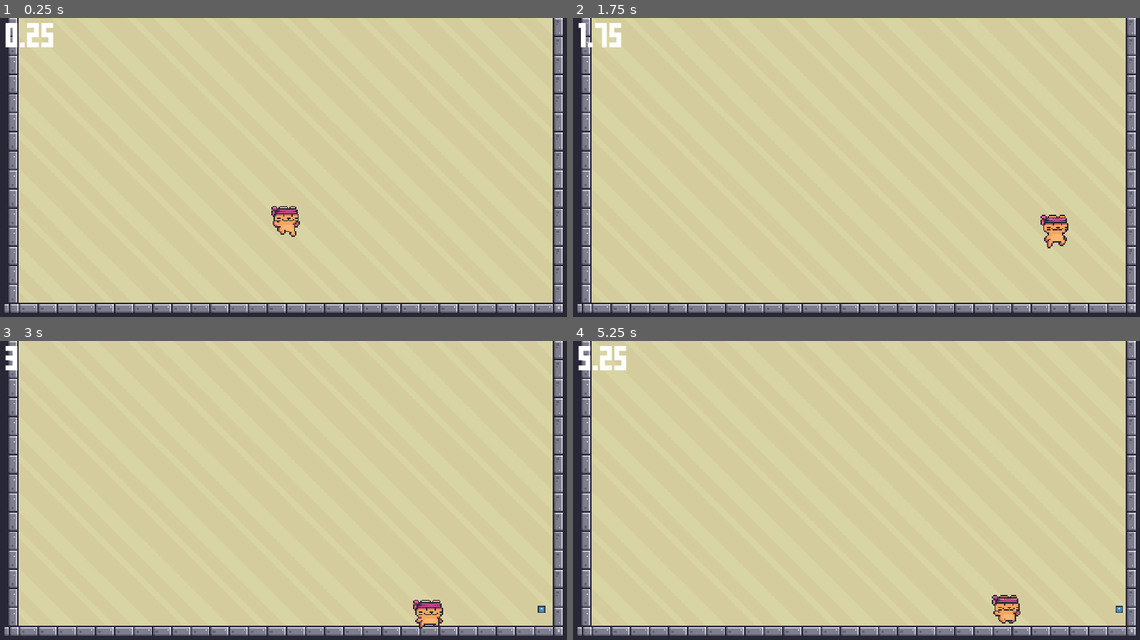
Above: before the commit, frames 1-4 (two rows, left to right).
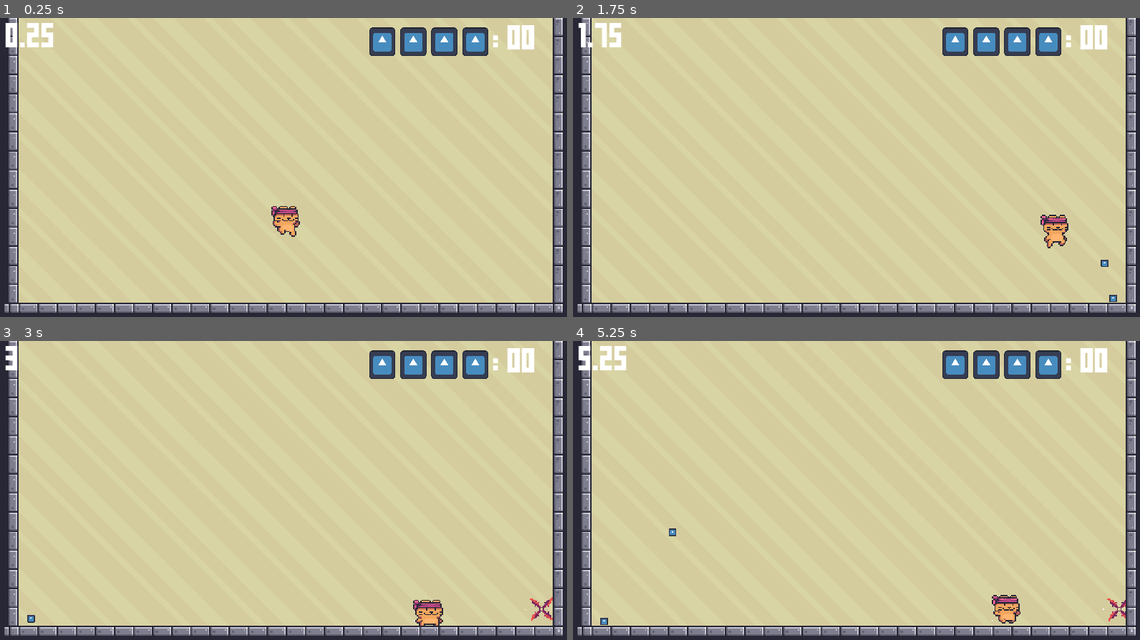
Above: after the commit, the same moments.

Repository: SnowyPeax/Community_Project_1_Johan
Game: Godot game, scene res://user/HalfdanMaps/NinjaTime.tscn
Same seed, same stepped clock (60 frames per second), same inputs: the game is played once before the commit and once after it. This scene is started directly instead of the project's main scene. The engine's default icon, where the game draws it, is replaced by a stand-in: a white triangle on a blue panel in a dark square.
Inputs:
- Up to frame 1 (0.25 s): no input
- Up to frame 2 (1.75 s): tap Enter (interact) at 0.5, 1.35 s; hold D (right) from 0.53 s (still down); tap K at 0.6, 1.55 s; tap Space (jump) at 0.77, 1.52 s
- Up to frame 3 (3 s): release D (right) at 2.03 s; hold A (left) 2.03-2.78 s; tap K at 2.1, 2.85 s; hold D (right) from 2.78 s (still down)
- Up to frame 4 (5.25 s): tap Space (jump) at 3.02, 3.77, 4.52 s; tap Enter (interact) at 3.6 s; tap K at 3.8, 4.35, 5.1 s; release D (right) at 4.28 s; hold A (left) 4.28-5.03 s; hold D (right) from 5.03 s (still down)

The runs differ from the first frame. In frame 1, 2.1% of the frame differs, in the area x 65-95%, y 2-13%; in frame 2, 2.2%; in frame 3, 2.3%; in frame 4, 2.3%, in the area x 4-98%, y 2-95%.
Error before the commit: Invalid call. Nonexistent function 'get_collision_layer_value' in base 'TileMap'. (res://user/HalfdanMaps/instantiables/throwing_star.gd:18)

Commit message:
more work

Diff:
--- a/project.godot
+++ b/project.godot
@@ -1,3 +1,11 @@
+; Engine configuration file.
+; It's best edited using the editor UI and not directly,
+; since the parameters that go here are not all obvious.
+;
+; Format:
+;   [section] ; section goes between []
+;   param=value ; assign values to parameters
+
 config_version=5
 
 [application]
--- a/user/HalfdanMaps/NinjaTime.tscn
+++ b/user/HalfdanMaps/NinjaTime.tscn
@@ -1,9 +1,10 @@
-[gd_scene load_steps=5 format=3 uid="uid://b4npbw4spiffm"]
+[gd_scene load_steps=6 format=3 uid="uid://b4npbw4spiffm"]
 
 [ext_resource type="PackedScene" uid="uid://bv2o3xgv1pqg0" path="res://core/scenes/base_level.tscn" id="1_bi6di"]
 [ext_resource type="Script" path="res://user/HalfdanMaps/scripts/QuickCam.gd" id="2_s3tr4"]
 [ext_resource type="Script" path="res://user/HalfdanMaps/scripts/ThrowingStarsManager.gd" id="2_x5lqx"]
 [ext_resource type="PackedScene" uid="uid://dqr3fmynvyong" path="res://user/HalfdanMaps/instantiables/throwing_star.tscn" id="3_llq83"]
+[ext_resource type="Texture2D" uid="uid://cua55hjebi75r" path="res://icon.svg" id="5_pbjsr"]
 
 [node name="BaseLevel" instance=ExtResource("1_bi6di")]
 
@@ -13,7 +14,54 @@
 
 [node name="Autotiles" parent="." index="2"]
 position = Vector2(-32, 72)
+layer_0/z_index = 10
 layer_0/tile_data = PackedInt32Array(196624, 65536, 1, 131088, 262144, 1, 196623, 65536, 1, 131087, 65536, 0, 196622, 6 …(3868 unchanged characters)…
 
 [node name="Camera2D" type="Camera2D" parent="." index="3"]
 script = ExtResource("2_s3tr4")
+
+[node name="CanvasLayer" type="CanvasLayer" parent="." index="4"]
+
+[node name="MarginContainer" type="CenterContainer" parent="CanvasLayer" index="0"]
+custom_minimum_size = Vector2(200, 40)
+anchors_preset = 1
+anchor_left = 1.0
+anchor_right = 1.0
+offset_left = -140.0
+offset_bottom = 22.0
+grow_horizontal = 0
+
+[node name="HBoxContainer" type="HBoxContainer" parent="CanvasLayer/MarginContainer" index="0"]
+layout_mode = 2
+
+[node name="TextureRect" type="TextureRect" parent="CanvasLayer/MarginContainer/HBoxContainer" index="0"]
+custom_minimum_size = Vector2(22, 0)
+layout_mode = 2
+texture = ExtResource("5_pbjsr")
+expand_mode = 4
+
+[node name="TextureRect2" type="TextureRect" parent="CanvasLayer/MarginContainer/HBoxContainer" index="1"]
+custom_minimum_size = Vector2(22, 0)
+layout_mode = 2
+texture = ExtResource("5_pbjsr")
+expand_mode = 4
+
+[node name="TextureRect3" type="TextureRect" parent="CanvasLayer/MarginContainer/HBoxContainer" index="2"]
+custom_minimum_size = Vector2(22, 0)
+layout_mode = 2
+texture = ExtResource("5_pbjsr")
+expand_mode = 4
+
+[node name="TextureRect4" type="TextureRect" parent="CanvasLayer/MarginContainer/HBoxContainer" index="3"]
+custom_minimum_size = Vector2(22, 0)
+layout_mode = 2
+texture = ExtResource("5_pbjsr")
+expand_mode = 4
+
+[node name="ThrowingStarCounter" type="Label" parent="CanvasLayer/MarginContainer/HBoxContainer" index="4"]
+custom_minimum_size = Vector2(0, 24)
+layout_mode = 2
+text = ": 00
+"
+horizontal_alignment = 1
+vertical_alignment = 1
--- a/user/HalfdanMaps/instantiables/throwing_star.gd
+++ b/user/HalfdanMaps/instantiables/throwing_star.gd
@@ -1,10 +1,16 @@
 extends Area2D
+
+@export var collectable : PackedScene
+
 
 var speed = 800
 var direction = Vector2.RIGHT
 
+
+var last_delta = 0
 # Called every frame. 'delta' is the elapsed time since the previous frame.
 func _process(delta):
+	last_delta = delta
 	position += speed * direction * delta
 
 
@@ -15,5 +21,12 @@
 
 
 func _on_body_entered(body):
-	if body.get_collision_layer_value():
+	if body.name == "Player":
 		pass
+	else:
+		var c = collectable.instantiate()
+		c.global_position = global_position - (speed * direction * last_delta * 1)
+
+		c.apply_force(-speed * direction * last_delta * 1000 + Vector2(0, -10000))
+		get_tree().root.add_child(c)
+		queue_free()
--- a/user/HalfdanMaps/instantiables/throwing_star.tscn
+++ b/user/HalfdanMaps/instantiables/throwing_star.tscn
@@ -1,17 +1,39 @@
-[gd_scene load_steps=4 format=3 uid="uid://dqr3fmynvyong"]
+[gd_scene load_steps=8 format=3 uid="uid://dqr3fmynvyong"]
 
 [ext_resource type="Script" path="res://user/HalfdanMaps/instantiables/throwing_star.gd" id="1_kiotr"]
-[ext_resource type="Texture2D" uid="uid://cua55hjebi75r" path="res://icon.svg" id="1_okjtp"]
+[ext_resource type="PackedScene" uid="uid://c72lak84q4bir" path="res://user/HalfdanMaps/instantiables/throwing_star_collectable.tscn" id="2_c4foo"]
+[ext_resource type="Texture2D" uid="uid://lp4h1mkgy18n" path="res://user/HalfdanMaps/assets/throwing_star.png" id="4_dicjx"]
 
 [sub_resource type="CircleShape2D" id="CircleShape2D_vkggx"]
-radius = 4.0
+radius = 8.0
+
+[sub_resource type="AtlasTexture" id="AtlasTexture_rj6e3"]
+atlas = ExtResource("4_dicjx")
+region = Rect2(0, 0, 24, 24)
+
+[sub_resource type="AtlasTexture" id="AtlasTexture_srqgu"]
+atlas = ExtResource("4_dicjx")
+region = Rect2(24, 0, 24, 24)
+
+[sub_resource type="SpriteFrames" id="SpriteFrames_ukxuq"]
+animations = [{
+"frames": [{
+"duration": 1.0,
+"texture": SubResource("AtlasTexture_rj6e3")
+}, {
+"duration": 1.0,
+"texture": SubResource("AtlasTexture_srqgu")
+}],
+"loop": true,
+"name": &"default",
+"speed": 32.0
+}]
 
 [node name="ThrowingStar" type="Area2D"]
+collision_layer = 0
+collision_mask = 95
 script = ExtResource("1_kiotr")
-
-[node name="Sprite2D" type="Sprite2D" parent="."]
-scale = Vector2(0.05, 0.05)
-texture = ExtResource("1_okjtp")
+collectable = ExtResource("2_c4foo")
 
 [node name="CollisionShape2D" type="CollisionShape2D" parent="."]
 shape = SubResource("CircleShape2D_vkggx")
@@ -21,5 +43,12 @@
 one_shot = true
 autostart = true
 
+[node name="AnimatedSprite2D" type="AnimatedSprite2D" parent="."]
+sprite_frames = SubResource("SpriteFrames_ukxuq")
+autoplay = "default"
+frame_progress = 0.804458
+
+[node name="CPUParticles2D" type="CPUParticles2D" parent="."]
+
 [connection signal="body_entered" from="." to="." method="_on_body_entered"]
 [connection signal="timeout" from="Timer" to="." method="_on_timer_timeout"]
--- /dev/null
+++ b/user/HalfdanMaps/instantiables/throwing_star_collectable.gd
@@ -0,0 +1,5 @@
+extends RigidBody2D
+
+
+func _on_area_2d_body_entered(body):
+	queue_free()
--- /dev/null
+++ b/user/HalfdanMaps/instantiables/throwing_star_collectable.tscn
@@ -0,0 +1,37 @@
+[gd_scene load_steps=6 format=3 uid="uid://c72lak84q4bir"]
+
+[ext_resource type="Script" path="res://user/HalfdanMaps/instantiables/throwing_star_collectable.gd" id="1_bf3hx"]
+[ext_resource type="Texture2D" uid="uid://cua55hjebi75r" path="res://icon.svg" id="1_ebww6"]
+
+[sub_resource type="PhysicsMaterial" id="PhysicsMaterial_0qy4o"]
+bounce = 0.37
+
+[sub_resource type="CircleShape2D" id="CircleShape2D_8ti31"]
+radius = 4.0
+
+[sub_resource type="RectangleShape2D" id="RectangleShape2D_q3a0l"]
+size = Vector2(32, 20)
+
+[node name="ThrowingStarCollectable" type="RigidBody2D"]
+collision_layer = 0
+collision_mask = 15
+physics_material_override = SubResource("PhysicsMaterial_0qy4o")
+lock_rotation = true
+script = ExtResource("1_bf3hx")
+
+[node name="CollisionShape2D" type="CollisionShape2D" parent="."]
+shape = SubResource("CircleShape2D_8ti31")
+
+[node name="Area2D" type="Area2D" parent="."]
+collision_layer = 0
+collision_mask = 16
+
+[node name="CollisionShape2D" type="CollisionShape2D" parent="Area2D"]
+position = Vector2(0, -8)
+shape = SubResource("RectangleShape2D_q3a0l")
+
+[node name="Sprite2D" type="Sprite2D" parent="."]
+scale = Vector2(0.05, 0.05)
+texture = ExtResource("1_ebww6")
+
+[connection signal="body_entered" from="Area2D" to="." method="_on_area_2d_body_entered"]
--- /dev/null
+++ b/user/HalfdanMaps/ninjaboss/ninja_boss.tscn
@@ -0,0 +1,3 @@
+[gd_scene format=3 uid="uid://bpwpwxp70me6h"]
+
+[node name="NinjaBoss" type="Area2D"]
--- a/user/HalfdanMaps/scripts/ThrowingStarsManager.gd
+++ b/user/HalfdanMaps/scripts/ThrowingStarsManager.gd
@@ -1,12 +1,8 @@
 extends Node2D
-
 
 @export var throwing_star : PackedScene
 
-# Called when the node enters the scene tree for the first time.
-func _ready():
-	pass # Replace with function body.
-
+@onready var player = get_parent()
 
 # Called every frame. 'delta' is the elapsed time since the previous frame.
 func _process(delta):
@@ -20,4 +16,8 @@
 func throw():
 	var t = throwing_star.instantiate()
 	t.global_position = global_position
+	if player.dir != Vector2.ZERO:
+		t.direction = player.dir
+	else:
+		t.direction = Vector2.RIGHT * player.get_node("AnimatedSprite2D").scale.x
 	get_tree().root.add_child(t)
Binary file added: user/HalfdanMaps/assets/throwing_star.png
